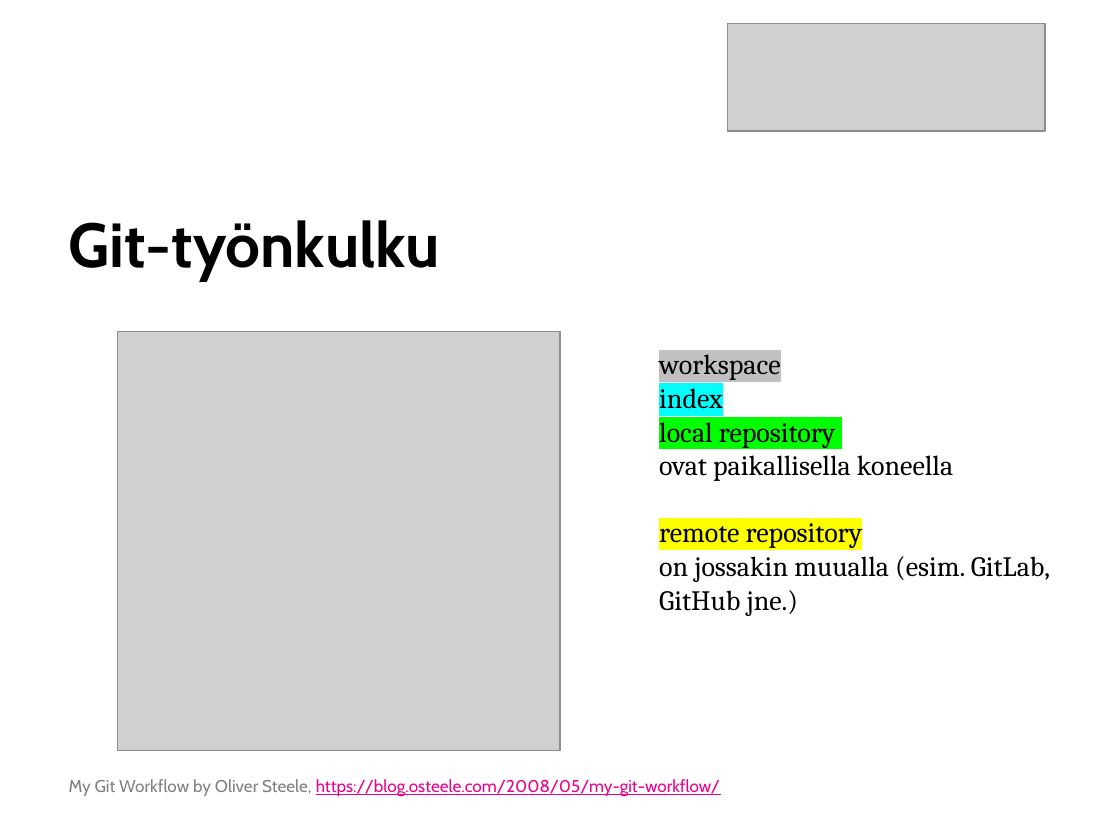
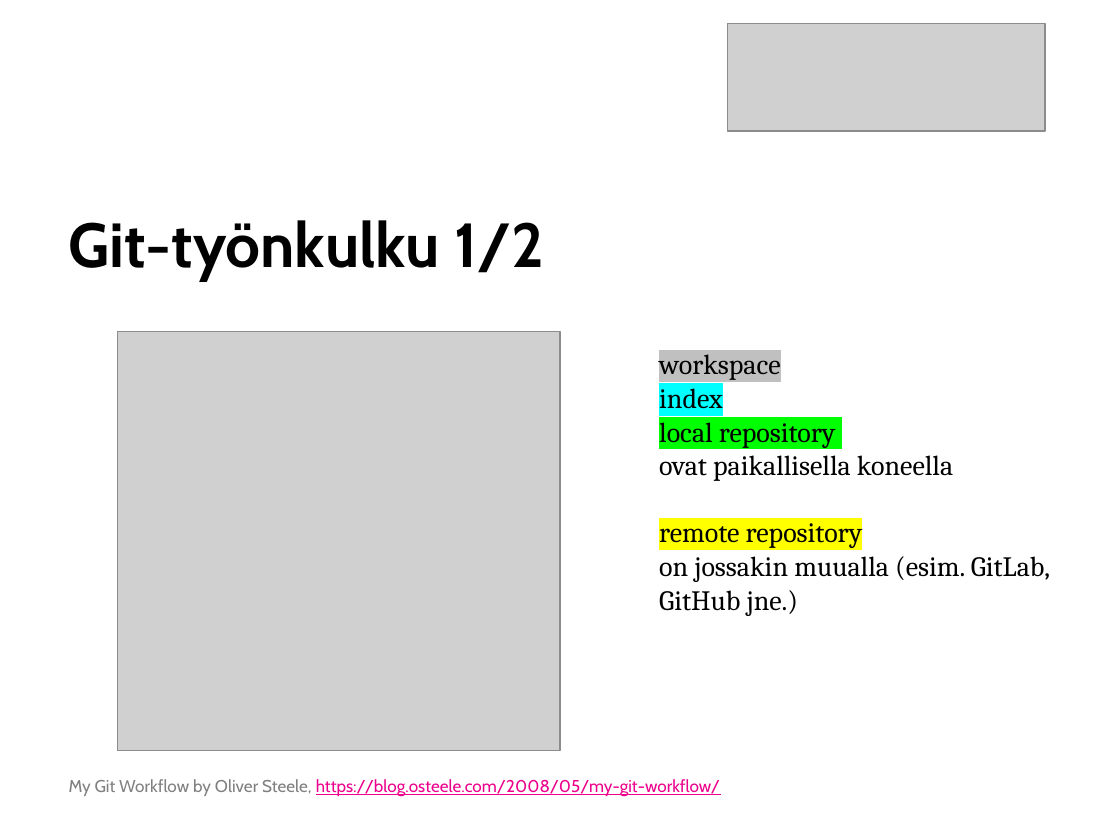
Before and after one commit to SavoniaUAS/versioncontrol, a slide deck: slide 15 of versionhallinta.pptx (slide 14 before the commit). Drawn at 1120x840 pixels with LibreOffice and Linux fonts; fonts in the diff are those of the drawing; grey boxes stand for pictures; background and template pictures are left out. Boxes give left, top, right and bottom in pixels: in the first picture for what was removed or moved away, otherwise in the second. Text is boxed around its words. In the diff, an @@ line names an element or a change of style, - is before the commit and + after.

Commit message:
Lisätty loput esimerkkikuvat git-työnkulkuun. Lisätty dia pull requestista.

```diff
--- a/versionhallinta.pptx
+++ b/versionhallinta.pptx
@@ title at bbox=[69, 220, 544, 282]: text changed @@
-Git-työnkulku
+Git-työnkulku 1/2
```
Also in this commit, not shown: 1 other slide changed, 7 slides added.
